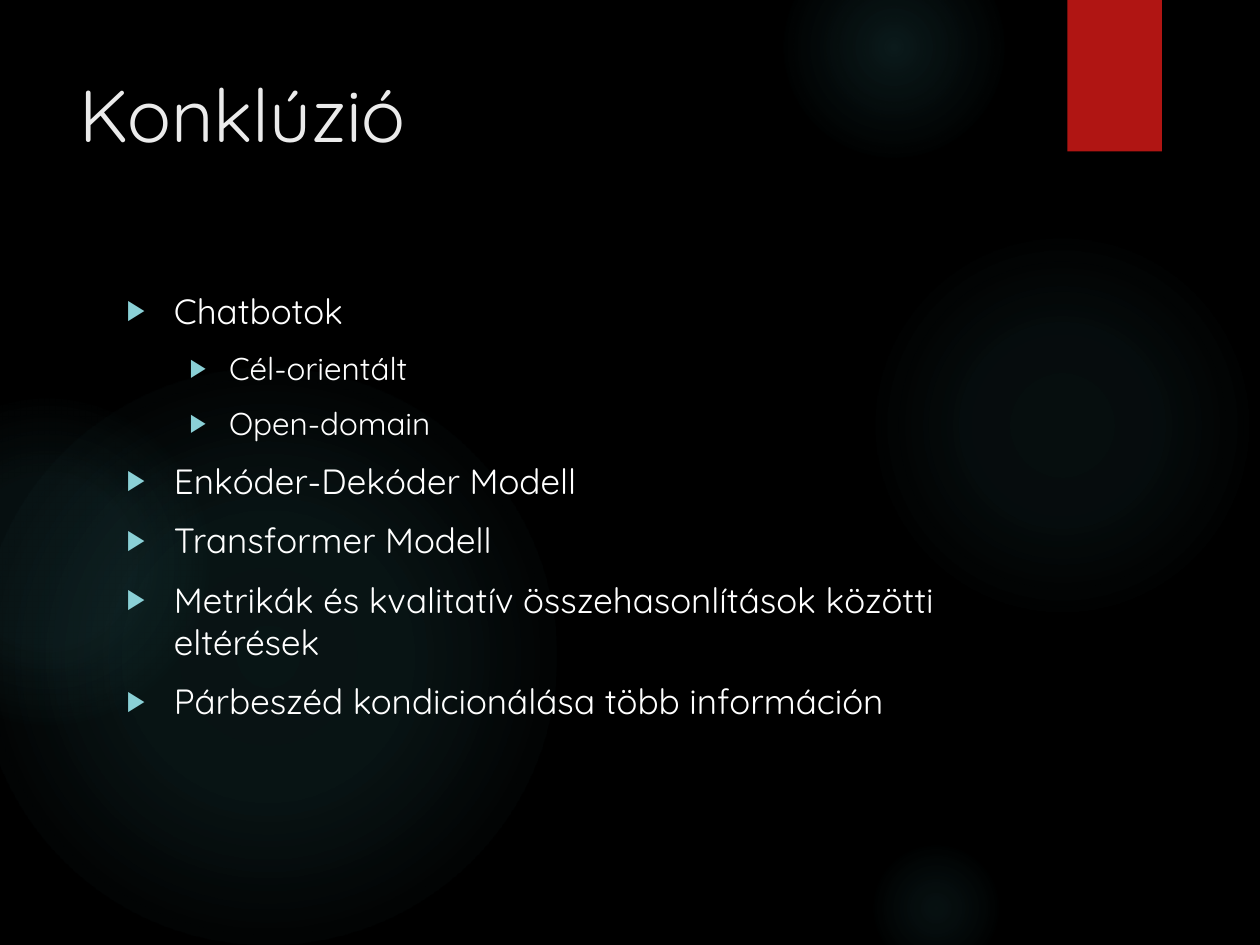
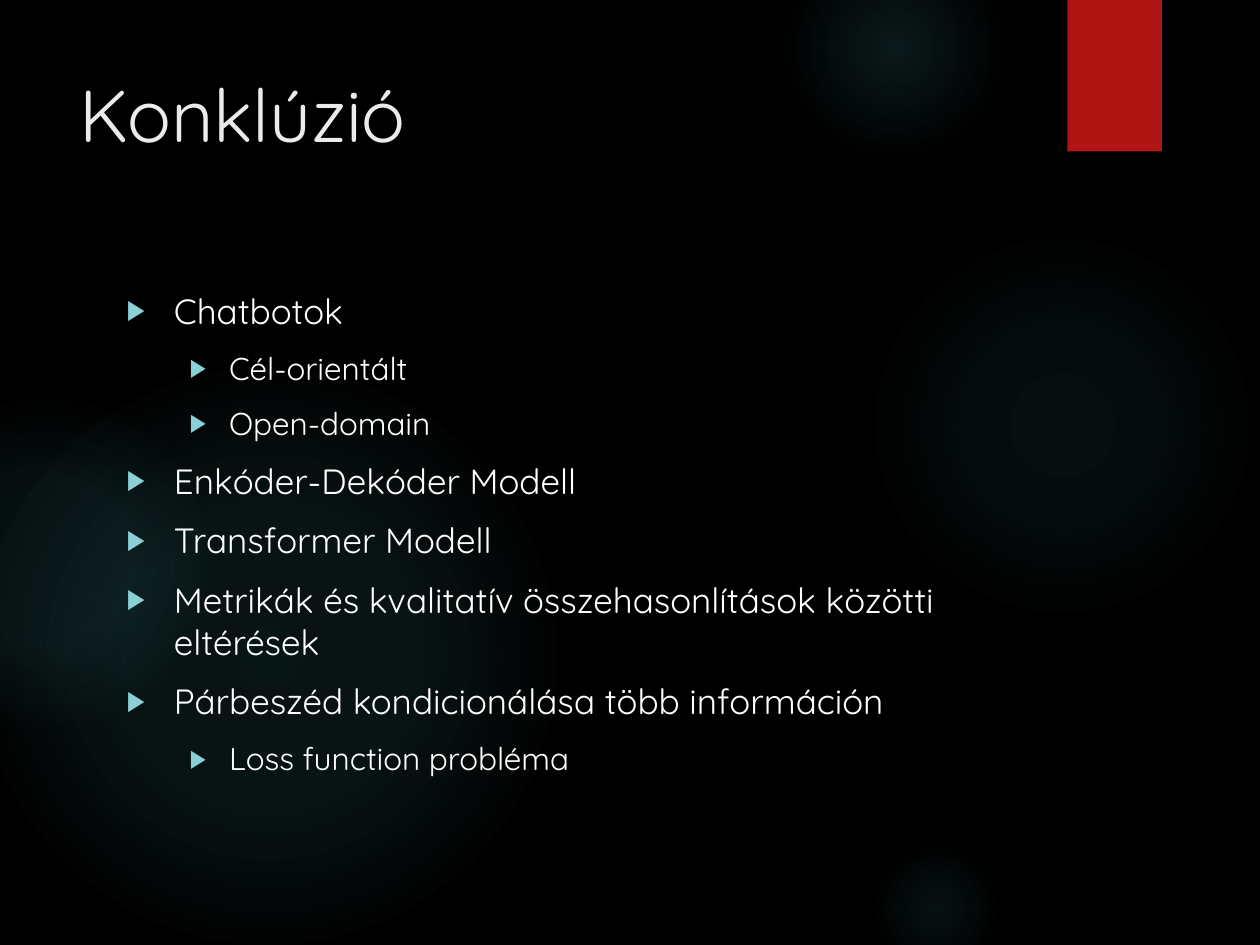
Before and after one commit to ricsinaruto/Seq2seqChatbots, a slide deck: slide 17 of doc/tdk.pptx. Drawn at 1260x945 pixels with LibreOffice and Linux fonts; fonts in the diff are those of the drawing; background and template pictures are left out. Boxes give left, top, right and bottom in pixels: in the first picture for what was removed or moved away, otherwise in the second. Text is boxed around its words. In the diff, an @@ line names an element or a change of style, - is before the commit and + after.

Commit message:
updated tdk presentation

```diff
--- a/doc/tdk.pptx
+++ b/doc/tdk.pptx
@@ text at (229,746,569,777): paragraph added @@
+  ▶ Loss function probléma
```
Also in this commit, not shown: 1 other slide changed, 1 other file.
